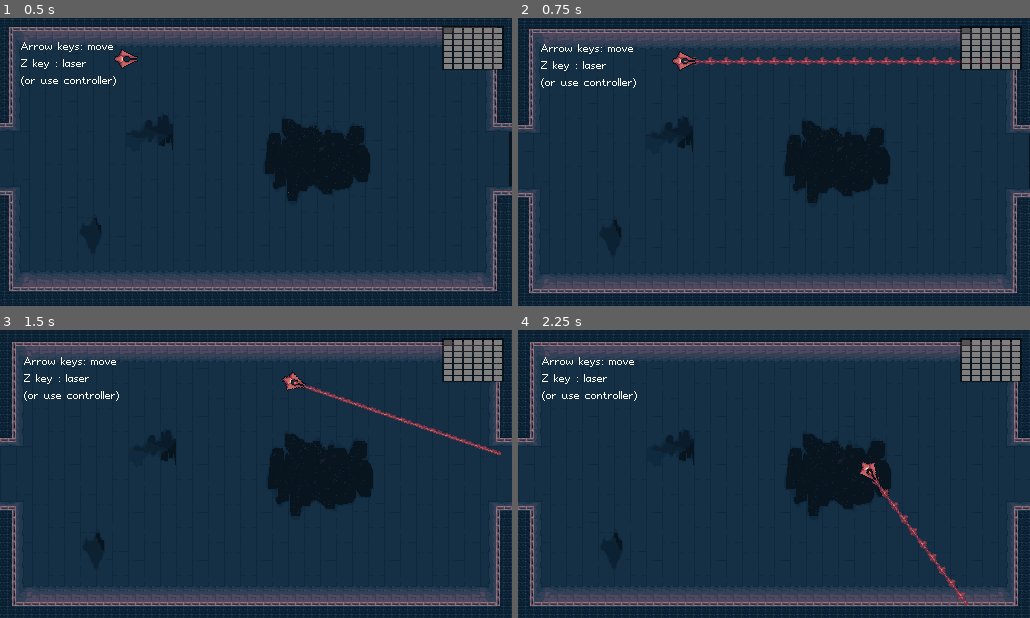
Above: before the commit, frames 1-4 (two rows, left to right).
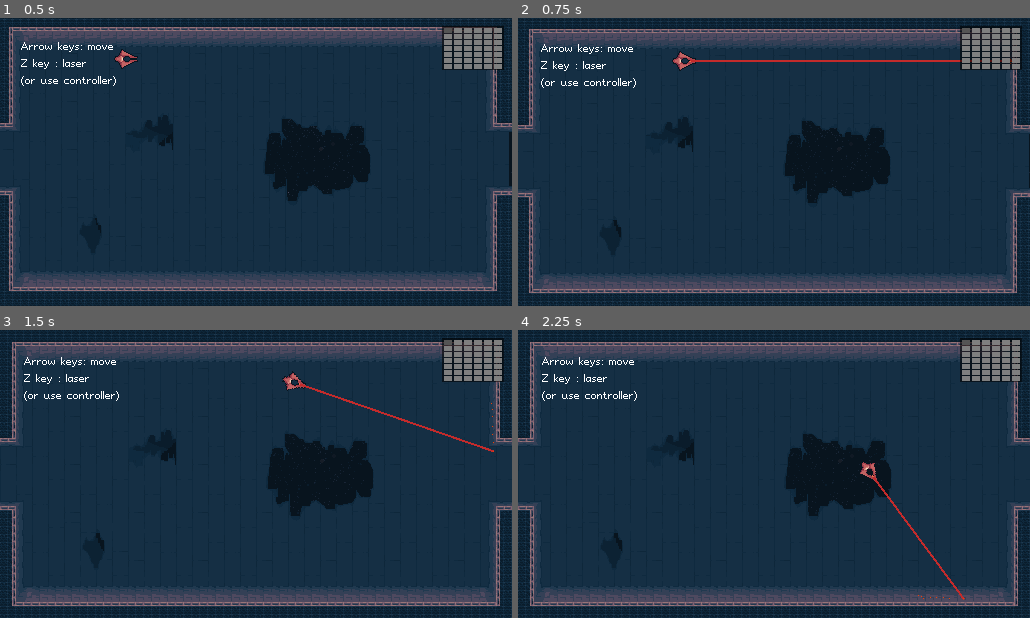
Above: after the commit, the same moments.

Repository: boukew99/godot_wild_jam_34
Game: Godot game, scene res://physics/2d/game.tscn
The game is run twice, just before and just after one commit, with the same random seed, the same clock (stepped at 60 frames per second) and the same inputs. This scene is started directly instead of the project's main scene.
Inputs:
- Up to frame 1 (0.5 s): no input
- Up to frame 2 (0.75 s): hold Right (right) from 0.53 s (still down); hold Z (laser) from 0.53 s (still down)
- Up to frame 3 (1.5 s): release Right (right) at 1.28 s; release Z (laser) at 1.28 s; hold Down (down) from 1.28 s (still down); tap Z (laser) at 1.35 s
- Up to frame 4 (2.25 s): release Down (down) at 2.03 s; hold Right (right) from 2.03 s (still down); hold Z (laser) from 2.03 s (still down)

Frame 1 is identical in both runs. In frame 2, 0.9% of the frame differs, in the area x 32-99%, y 13-17%; in frame 3, 0.5%; in frame 4, 0.5%.

Commit message:
Revert "laser work"
This reverts commit 6f2907224cd4b63afef1681b839cf4cab4e7502c.

Diff:
--- a/godot_wild_jam_34/physics/2d/object/laser.tscn
+++ b/godot_wild_jam_34/physics/2d/object/laser.tscn
@@ -1,7 +1,6 @@
-[gd_scene load_steps=3 format=2]
+[gd_scene load_steps=2 format=2]
 
 [ext_resource path="res://physics/2d/object/laser.gd" type="Script" id=1]
-[ext_resource path="res://visual/laser_red.tres" type="Texture" id=2]
 
 [node name="Laser" type="Position2D"]
 position = Vector2( 10, 0 )
@@ -12,12 +11,9 @@
 
 [node name="Line2D" type="Line2D" parent="."]
 visible = false
-self_modulate = Color( 1, 1, 1, 0.843137 )
 points = PoolVector2Array( 0, 0, 9, 0 )
-width = 16.0
-default_color = Color( 1, 1, 1, 1 )
-texture = ExtResource( 2 )
-texture_mode = 1
+width = 2.0
+default_color = Color( 0.764706, 0.168627, 0.168627, 1 )
 end_cap_mode = 2
 
 [node name="Begin" type="Polygon2D" parent="Line2D"]
@@ -25,7 +21,6 @@
 polygon = PoolVector2Array( -1, 0, 0, -1, 1, 0, 0, 1 )
 
 [node name="End" type="CPUParticles2D" parent="Line2D"]
-visible = false
 position = Vector2( 9, 0 )
 speed_scale = 6.51
 local_coords = false
--- a/godot_wild_jam_34/physics/2d/object/space_ship.tscn
+++ b/godot_wild_jam_34/physics/2d/object/space_ship.tscn
@@ -24,9 +24,8 @@
 [node name="CollisionShape2D" type="CollisionShape2D" parent="."]
 shape = SubResource( 1 )
 
-[node name="Laser" parent="." instance=ExtResource( 3 )]
-position = Vector2( 5, 0 )
-
 [node name="Sprite" type="Sprite" parent="."]
 position = Vector2( 4, 0 )
 texture = ExtResource( 4 )
+
+[node name="Laser" parent="." instance=ExtResource( 3 )]
--- a/godot_wild_jam_34/visual/laser_red.tres
+++ /dev/null
@@ -1,24 +0,0 @@
-[gd_resource type="AnimatedTexture" load_steps=7 format=2]
-
-[ext_resource path="res://visual/laser_red6.png" type="Texture" id=1]
-[ext_resource path="res://visual/laser_red5.png" type="Texture" id=2]
-[ext_resource path="res://visual/laser_red4.png" type="Texture" id=3]
-[ext_resource path="res://visual/laser_red2.png" type="Texture" id=4]
-[ext_resource path="res://visual/laser_red3.png" type="Texture" id=5]
-[ext_resource path="res://visual/laser_red1.png" type="Texture" id=6]
-
-[resource]
-flags = 2
-frames = 6
-fps = 12.0
-frame_0/texture = ExtResource( 6 )
-frame_1/texture = ExtResource( 4 )
-frame_1/delay_sec = 0.0
-frame_2/texture = ExtResource( 5 )
-frame_2/delay_sec = 0.0
-frame_3/texture = ExtResource( 3 )
-frame_3/delay_sec = 0.0
-frame_4/texture = ExtResource( 2 )
-frame_4/delay_sec = 0.0
-frame_5/texture = ExtResource( 1 )
-frame_5/delay_sec = 0.0
Binary file removed: godot_wild_jam_34/visual/laser.aseprite
Not shown, removed: godot_wild_jam_34/visual/laser1.png.import
Not shown, removed: godot_wild_jam_34/visual/laser2.png.import
Not shown, removed: godot_wild_jam_34/visual/laser3.png.import
Not shown, removed: godot_wild_jam_34/visual/laser4.png.import
Not shown, removed: godot_wild_jam_34/visual/laser5.png.import
Not shown, removed: godot_wild_jam_34/visual/laser6.png.import
Binary file removed: godot_wild_jam_34/visual/laser_green.png
Not shown, removed: godot_wild_jam_34/visual/laser_green.png.import
Binary file removed: godot_wild_jam_34/visual/laser_green1.png
Not shown, removed: godot_wild_jam_34/visual/laser_green1.png.import
Binary file removed: godot_wild_jam_34/visual/laser_green2.png
(and 23 more such lines)
